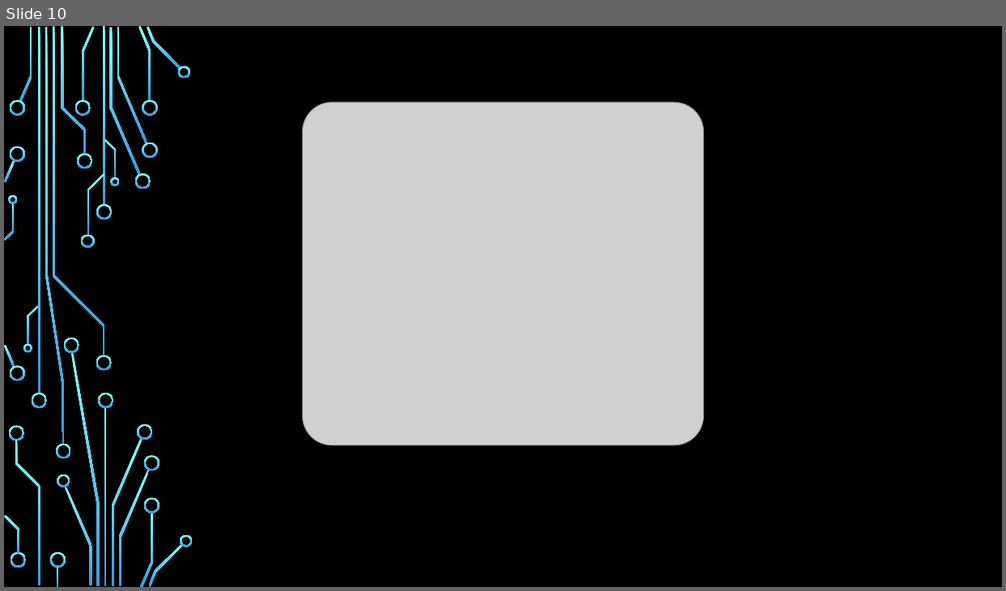
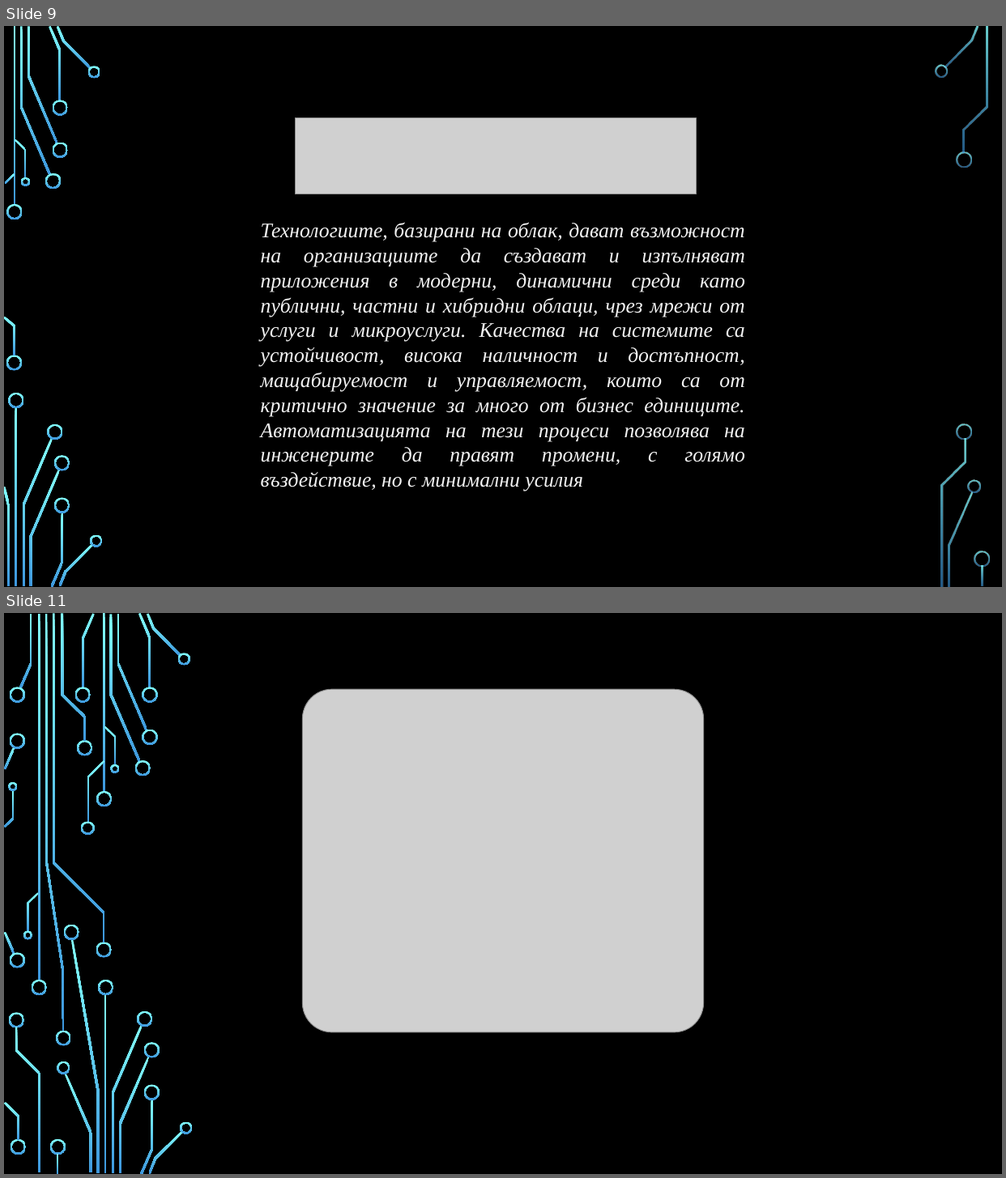
Before and after one commit to profjordanov/hybrid-app-development, a slide deck: intro/lecture.pptx. Shown one above the other, each under a label of ours: slide 10 before the commit, slides 9 and 11 after it; the slides between them are not shown. The pictures are 1006x591 and 1006x1178 pixels, drawn with LibreOffice and Linux fonts; fonts in the diff are those of the drawing; grey boxes stand for pictures; background and template pictures are left out. Boxes give left, top, right and bottom in pixels: in the first picture for what was removed or moved away, otherwise in the second. Text is boxed around its words. In the diff, an @@ line names an element or a change of style, - is before the commit and + after.

```diff
--- a/intro/lecture.pptx
+++ b/intro/lecture.pptx
@@ slide 9 added at <box>4,26,1002,587</box>, background picture (left out) @@
@@ picture added at <box>296,118,696,194</box> @@
@@ text added at <box>261,222,745,492</box>, 20 pt, text #F2F2F2, italic @@
+Технологиите, базирани на облак, дават възможност на организациите да създават и изпълняват приложения в модерни, динамични среди като публични, частни и хибридни облаци, чрез мрежи от услуги и микроуслуги. Качества на системите са устойчивост, висока наличност и достъпност, мащабируемост и управляемост, които са от критично значение за много от бизнес единиците. Автоматизацията на тези процеси позволява на инженерите да правят промени, с голямо въздействие, но с минимални усилия
@@ group added at <box>4,26,990,587</box>: 33 freeform shapes, 3 rectangles @@
@@ what was slide 10 is now slide 11 @@
```
Also in this commit, not shown: 1 other slide added, 1 slide removed.
